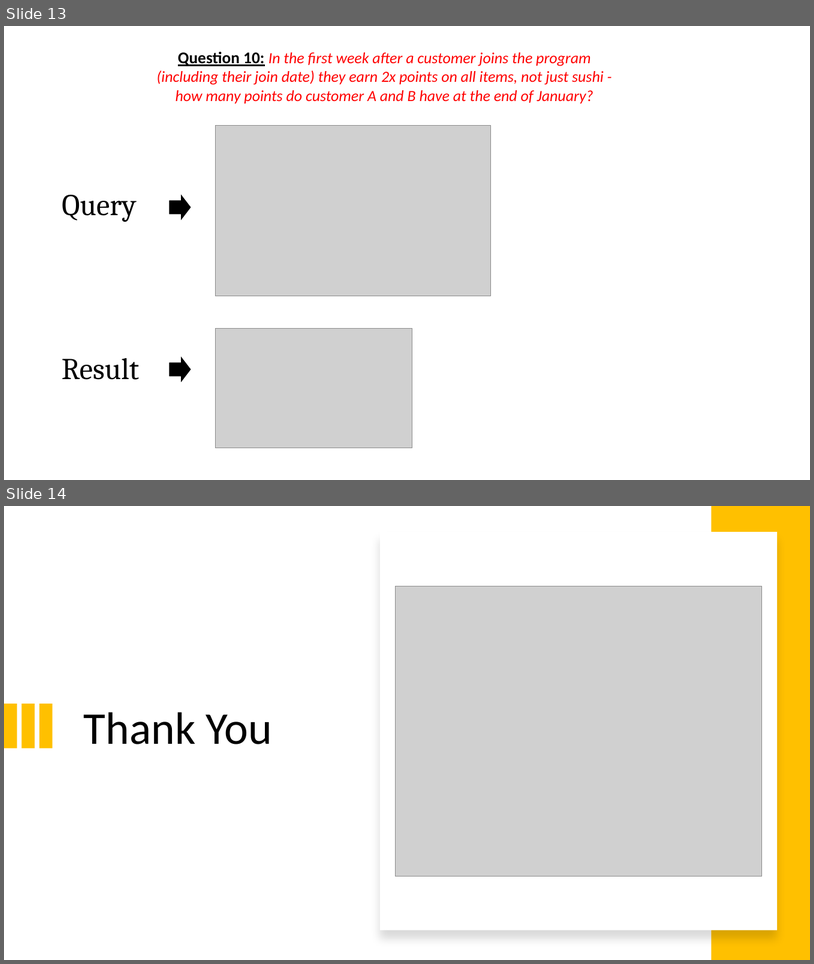
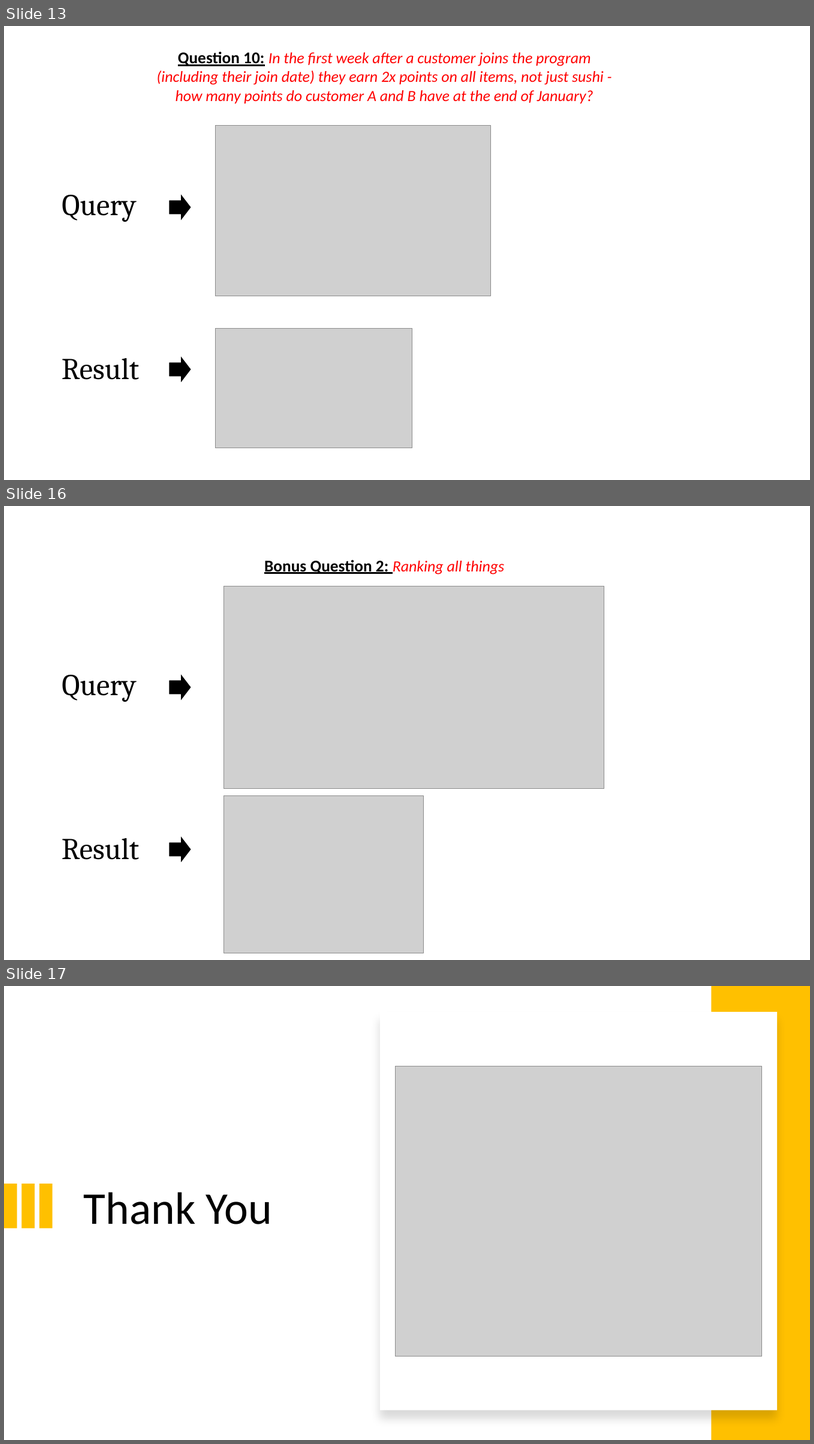
Before and after one commit to Tayor-Doofs/SQL-PROJECTS, a slide deck: 8weeksqlchallenge/Week1_Danny's_Diner/Case_Study1_queries_deck.pptx. Shown one above the other, each under a label of ours: slides 13 and 14 before the commit, slides 13, 16 and 17 after it; the slides between them are not shown. The pictures are 814x964 and 814x1444 pixels, drawn with LibreOffice and Linux fonts; fonts in the diff are those of the drawing; grey boxes stand for pictures. Boxes give left, top, right and bottom in pixels: in the first picture for what was removed or moved away, otherwise in the second. Text is boxed around its words. In the diff, an @@ line names an element or a change of style, - is before the commit and + after.

Commit message:
bonus questions answered

```diff
--- a/8weeksqlchallenge/Week1_Danny's_Diner/Case_Study1_queries_deck.pptx
+++ b/8weeksqlchallenge/Week1_Danny's_Diner/Case_Study1_queries_deck.pptx
@@ slide 16 added at (4, 506, 810, 960), background #FFFFFF @@
@@ text added at (264, 560, 505, 574), 18.5 pt, text #FF0000, italic @@
+Bonus Question 2: Ranking all things
@@ picture added at (224, 586, 605, 788) @@
@@ text added at (62, 675, 136, 702), 36 pt, text #000000 @@
+Query
@@ right arrow added at (168, 672, 192, 703), fill #000000, outline #FFFFFF 1.5 pt @@
@@ picture added at (224, 796, 424, 953) @@
@@ text added at (62, 838, 139, 859), 36 pt, text #000000 @@
+Result
@@ right arrow added at (168, 834, 192, 864), fill #000000, outline #FFFFFF 1.5 pt @@
@@ what was slide 14 is now slide 17 @@
```
Also in this commit, not shown: 1 slide changed, 2 other slides added, 5 other files.
